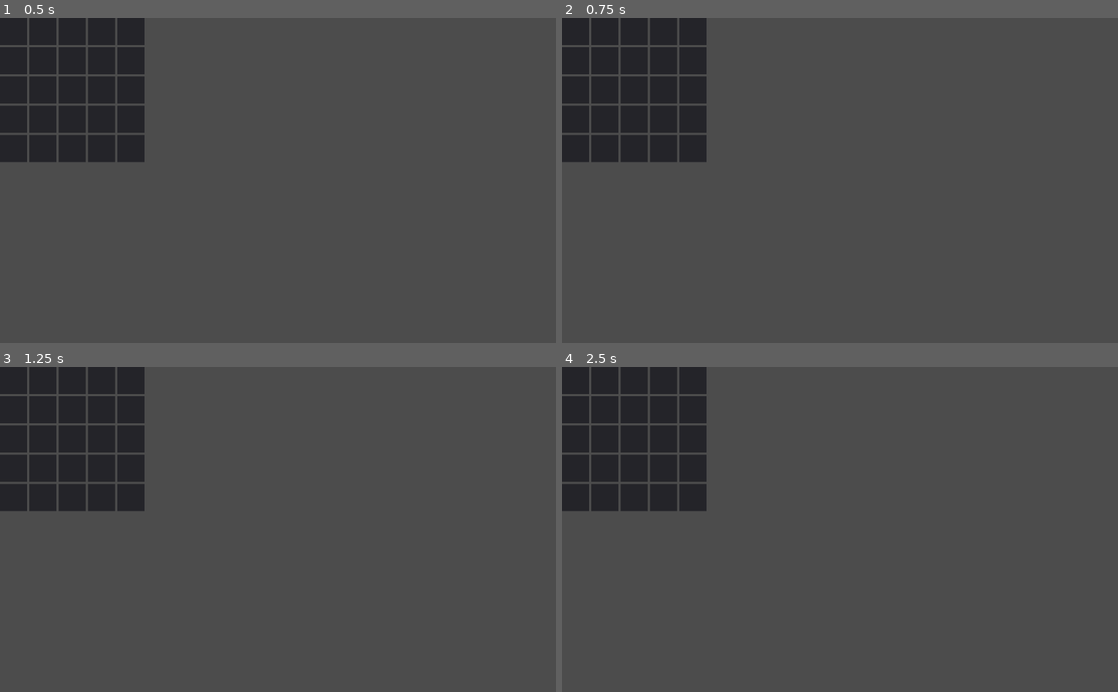
Above: before the commit, frames 1-4 (two rows, left to right).
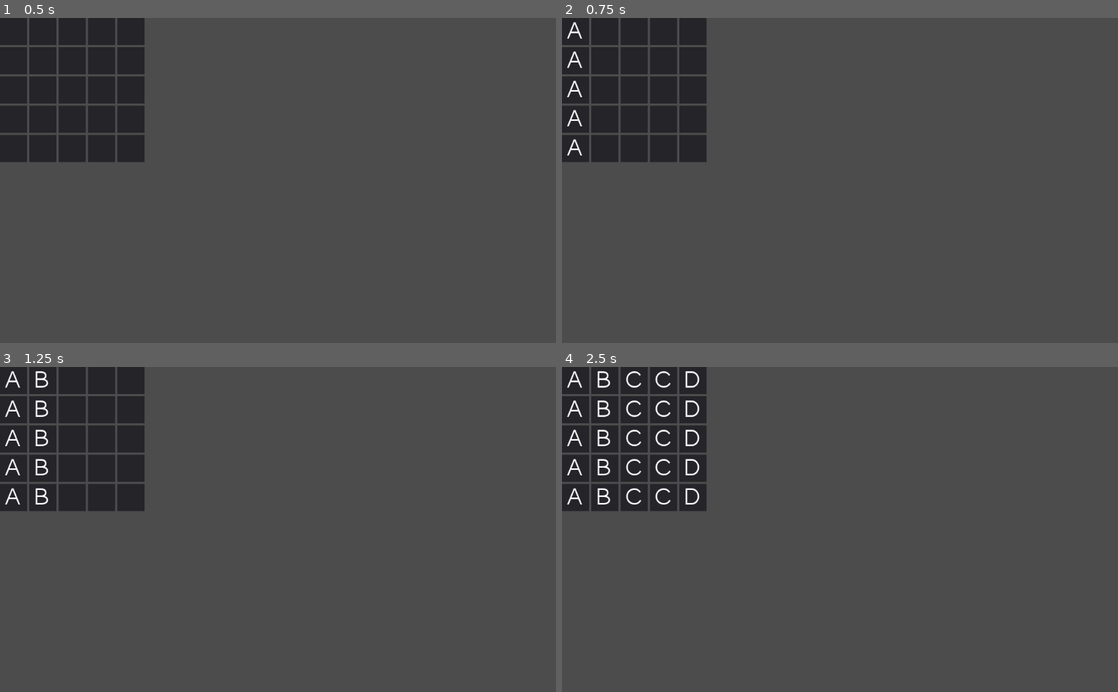
Above: after the commit, the same moments.

Repository: jackmcguinness/CrossWordle
Game: Godot game, scene res://Scenes/WordGrid.tscn
Two runs of this game, one before a commit and one after it. Both use one fixed random seed, a clock stepped at 60 frames per second and the inputs below. The project has no main scene, so this scene is started directly.
Inputs:
- Up to frame 1 (0.5 s): no input
- Up to frame 2 (0.75 s): tap Enter (Enter, bound only after the commit) at 0.5 s; hold A (A) from 0.53 s (still down)
- Up to frame 3 (1.25 s): keep holding A (A); tap B (B) at 0.8 s
- Up to frame 4 (2.5 s): tap Space at 1.25 s; release A (A) at 1.28 s; hold Backspace (BackSpace, bound only after the commit) 1.28-2.03 s; tap B (B) at 1.35 s; tap C (C) at 1.55 s; tap Enter (Enter, bound only after the commit) at 2 s; hold C (C) from 2.03 s (still down); tap D (D) at 2.3 s

Frame 1 is identical in both runs. In frame 2, 0.2% of the frame differs, in the area x 0-4%, y 1-43%; in frame 3, 0.6%; in frame 4, 1.3%, in the area x 0-25%, y 1-43%.

Commit message:
LetterBoxes now update upon letter keypress, and delete upon backspace. Work started on progressing through rows with each guess.

Diff:
--- a/Scenes/Row.tscn
+++ b/Scenes/Row.tscn
@@ -14,7 +14,7 @@
 "_edit_use_anchors_": false
 }
 
-[node name="LetterBox" parent="." instance=ExtResource( 1 )]
+[node name="LetterBox1" parent="." instance=ExtResource( 1 )]
 anchor_right = 0.0
 anchor_bottom = 0.0
 margin_right = 50.0
--- a/Scripts/Data.gd
+++ b/Scripts/Data.gd
@@ -1,4 +1,10 @@
 extends Node
 
 var guess_n : int = 0 #gets incremented for each guess
-var word : String = "godot"
+var answer : String = "godot"
+
+
+func get_answer_length():
+	#answer.length() used a lot throughout different scripts, so getter written
+	#in case the variable name needs to change for some reason.
+	return answer.length()
--- a/Scripts/Row.gd
+++ b/Scripts/Row.gd
@@ -1,28 +1,145 @@
 extends HBoxContainer
 
-var word : String
-var letter_to_update : int = 0
-var guess
+var letter_to_update: int = 1
+var guessed_word: String = ""
 
-#on input:
-#	if NOT letter_to_update = length of word
-#		if input is a letter:
-#			change LetterBox/Letter to input letter
-#			letter_to_update + 1
-#			apend letter to guess string
-#
-#		else if input is backspace:
-#			remove previous LetterBox/Letter (make blank)
-#			letter_to_update - 1
-#			remove letter from guess string
-#
-#	else if letter_to_update = length of word
-#		if input is Enter:
-#			compare guess string with word
+func initialise():
+	letter_to_update = 1
+	guessed_word = ""
+
+func _input(event : InputEvent):
+	#Don't leave anything outside of event checks in this routine!!
+	#Or it will trigger for every single mouse and keyboard input.
+
+	#Letter Input
+	if is_input_a_letter(event) == true:
+		if (letter_to_update <= DATA.get_answer_length()):
+
+			#Add letter to LetterBox UI
+			var node_name: String = "LetterBox" + str(letter_to_update)
+			get_node(node_name).get_node("Letter").text = get_input_letter(event)
+
+			#Apend letter to guess string
+			guessed_word = guessed_word + get_input_letter(event)
+
+			#Move letter_to_update to next LetterBox
+			if letter_to_update <= DATA.get_answer_length():
+				letter_to_update += 1
+
+			print(node_name, "; " , guessed_word , ", " , letter_to_update)
+
+	#BackSpace Input
+	elif is_input_a_letter(event) == false:
+		if get_nonletter_input(event) == "BackSpace" and letter_to_update > 1:
+
+			#Move letter_to_update to previous LetterBox
+			letter_to_update -= 1
+
+			#Remove letter from LetterBox UI
+			var node_name: String = "LetterBox" + str(letter_to_update)
+			get_node(node_name).get_node("Letter").text = ""
+
+			#Remove letter from guess string
+			guessed_word.erase(guessed_word.length() - 1, 1)
+
+			print(node_name, "; " , guessed_word , ", " , letter_to_update)
+
+	#Enter Input
+		if get_nonletter_input(event) == "Enter" and is_row_full():
+			#Compare guessed_word with actual answer
+			#Deal with colours
+			#Move on to next row
+			pass
 
 
-func _ready():
+func get_input_letter(event):
+	#This func is here to call in place of using event.get_text() elsewhere.
+	#If event is Backspace or Enter and event.as_text() is passed into
+	#LetterBox.text, the game will get very confused and Bad Things will happen.
+	#Calling this func causes catches non-letter events.
 
+	if is_input_a_letter(event):
+		return event.as_text()
 
+func get_nonletter_input(event):
+	#As above, used to prevent event.as_text() being called for the wrong input.
+	#explicitly checks for false as is_input_a_letter can return null.
 
-	pass
+	if is_input_a_letter(event) == false:
+		return event.as_text()
+
+func is_row_full():
+	#Returns true if row contains a full word, false otherwise.
+
+	if guessed_word.length() == DATA.get_answer_length():
+		return true
+	elif guessed_word.length() < DATA.get_answer_length():
+		return false
+	else:
+		print("ERROR: Guessed word has more letters than LetterBoxes!")
+
+func is_input_a_letter(var input : InputEvent):
+	#The letter inputs are hardcoded here for safety.
+	#Input data from ALL input devices trigger _input(), so it's safer to have
+	#this return true only for the explicit letter inputs.
+	#Func returns null if input is neither letter nor backspace/enter.
+	#
+	#There is almost certainly a nicer way to do this, but this is safe and
+	#bug-free... for now
+
+	if input.is_action_pressed("BackSpace") or input.is_action_pressed("Enter"):
+		return false
+	elif input.is_action_pressed("A"):
+		return true
+	elif input.is_action_pressed("B"):
+		return true
+	elif input.is_action_pressed("C"):
+		return true
+	elif input.is_action_pressed("D"):
+		return true
+	elif input.is_action_pressed("E"):
+		return true
+	elif input.is_action_pressed("F"):
+		return true
+	elif input.is_action_pressed("G"):
+		return true
+	elif input.is_action_pressed("H"):
+		return true
+	elif input.is_action_pressed("I"):
+		return true
+	elif input.is_action_pressed("J"):
+		return true
+	elif input.is_action_pressed("K"):
+		return true
+	elif input.is_action_pressed("L"):
+		return true
+	elif input.is_action_pressed("M"):
+		return true
+	elif input.is_action_pressed("N"):
+		return true
+	elif input.is_action_pressed("O"):
+		return true
+	elif input.is_action_pressed("P"):
+		return true
+	elif input.is_action_pressed("Q"):
+		return true
+	elif input.is_action_pressed("R"):
+		return true
+	elif input.is_action_pressed("S"):
+		return true
+	elif input.is_action_pressed("T"):
+		return true
+	elif input.is_action_pressed("U"):
+		return true
+	elif input.is_action_pressed("V"):
+		return true
+	elif input.is_action_pressed("W"):
+		return true
+	elif input.is_action_pressed("X"):
+		return true
+	elif input.is_action_pressed("Y"):
+		return true
+	elif input.is_action_pressed("Z"):
+		return true
+	else: #Just here for clarity: would stil return null here if removed
+		return null
--- a/Scripts/WordGrid.gd
+++ b/Scripts/WordGrid.gd
@@ -1,29 +1,20 @@
 extends VBoxContainer
 
-### TODO:
-### DONE! Map keyboard inputs to each key
-# On input, update relevant letterbox/label.text
-#
-# Also map backspace
-# If input, remove previous letter
-#
-# On 'Enter', submit word for comparison I guess??
+var current_row: int = 1
+var total_rows: int = DATA.get_answer_length()
 
-var word : String = DATA.word
+func _input(event: InputEvent):
+	var row_node: Node = get_node("Row" + str(current_row))
+	if (event.as_text() == "Enter") and row_node.is_row_full():
+		if current_row == total_rows:
+			#Fancy colour stuff
+			#Finish game
+			pass
 
-func _ready():
-	if not is_word_five_letters(word):
-		print("ERROR: WORD NOT 5 LETTERS")
+		elif current_row < total_rows:
+			#Fancy colour stuff
 
-func _process(delta):
-
-	#check how many letters are in inputted word currently
-	#update n boxes for n letters in word
-
-	#input of 'Enter' can be dealt with in the input func
-
-	pass
-
-func is_word_five_letters(var word):
-	if word.length() != 5: return false
-	else: return true
+			#Move on to next row & initalise
+			current_row += 1
+			row_node = get_node("Row" + str(current_row))
+			row_node.initialise()
--- a/project.godot
+++ b/project.godot
@@ -206,6 +206,16 @@
 "events": [ Object(InputEventKey,"resource_local_to_scene":false,"resource_name":"","device":0,"alt":false,"shift":false,"control":false,"meta":false,"command":false,"pressed":false,"scancode":90,"unicode":0,"echo":false,"script":null)
  ]
 }
+BackSpace={
+"deadzone": 0.5,
+"events": [ Object(InputEventKey,"resource_local_to_scene":false,"resource_name":"","device":0,"alt":false,"shift":false,"control":false,"meta":false,"command":false,"pressed":false,"scancode":16777220,"unicode":0,"echo":false,"script":null)
+ ]
+}
+Enter={
+"deadzone": 0.5,
+"events": [ Object(InputEventKey,"resource_local_to_scene":false,"resource_name":"","device":0,"alt":false,"shift":false,"control":false,"meta":false,"command":false,"pressed":false,"scancode":16777221,"unicode":0,"echo":false,"script":null)
+ ]
+}
 
 [rendering]
 
